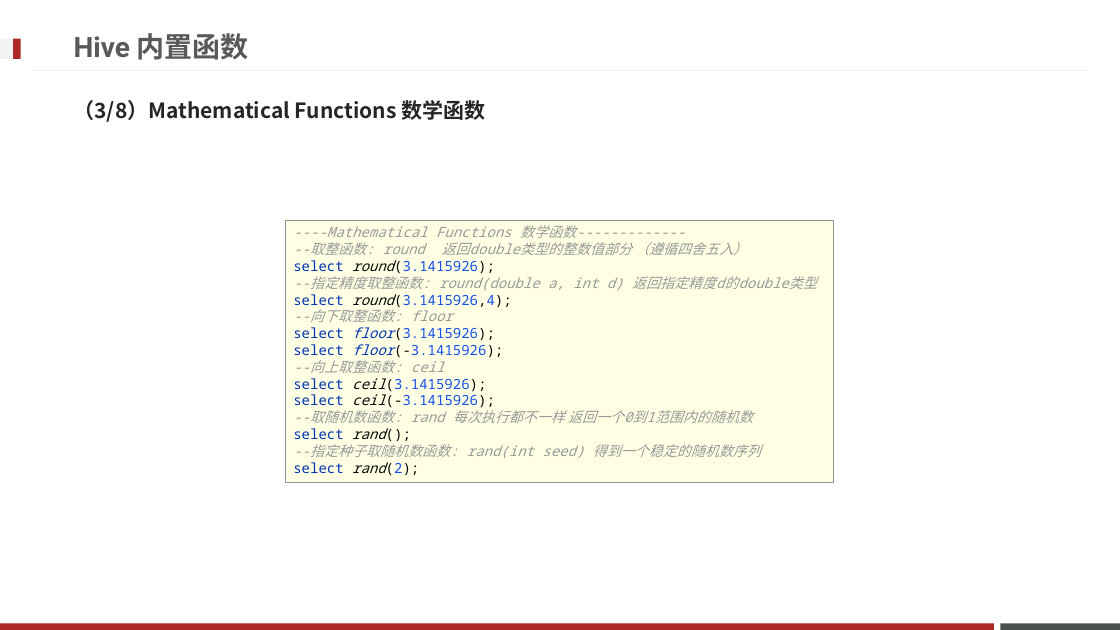
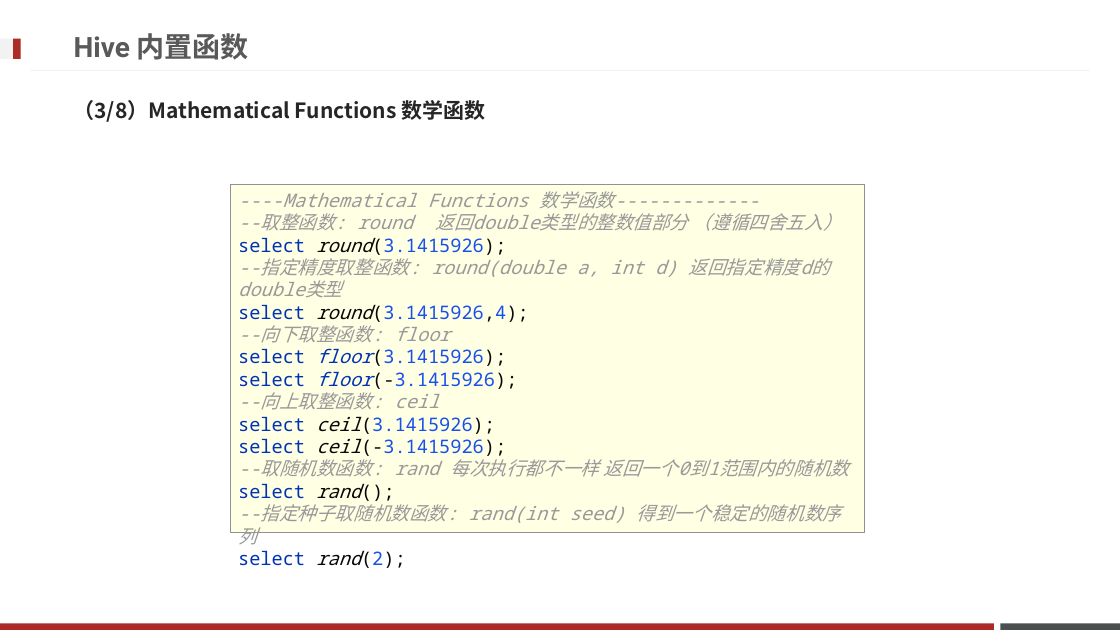
Before and after one commit to Legolas9999/big_data, a slide deck: slide 107 of Hadoop/大数据离线阶段--07(Hive DQL语法).pptx. Drawn at 1120x630 pixels with LibreOffice and Linux fonts; fonts in the diff are those of the drawing; background and template pictures are left out. Boxes give left, top, right and bottom in pixels: in the first picture for what was removed or moved away, otherwise in the second. Text is boxed around its words. In the diff, an @@ line names an element or a change of style, - is before the commit and + after.

```diff
--- a/Hadoop/大数据离线阶段--07(Hive DQL语法).pptx
+++ b/Hadoop/大数据离线阶段--07(Hive DQL语法).pptx
@@ rectangle "----Mathematical Functions 数学函数------------- --取整函数: round ...": place and size @@
-rectangle "----Mathematical Functions 数学函数------------- --取整函数: round ..." at [285, 220, 833, 483]
+rectangle "----Mathematical Functions 数学函数------------- --取整函数: round ..." at [230, 185, 865, 533]
@@ rectangle "----Mathematical Functions 数学函数------------- --取整函数: round ..." at [230, 185, 865, 533]: size 12 to 16 pt @@
```
Also in this commit, not shown: 19 other slides changed.
